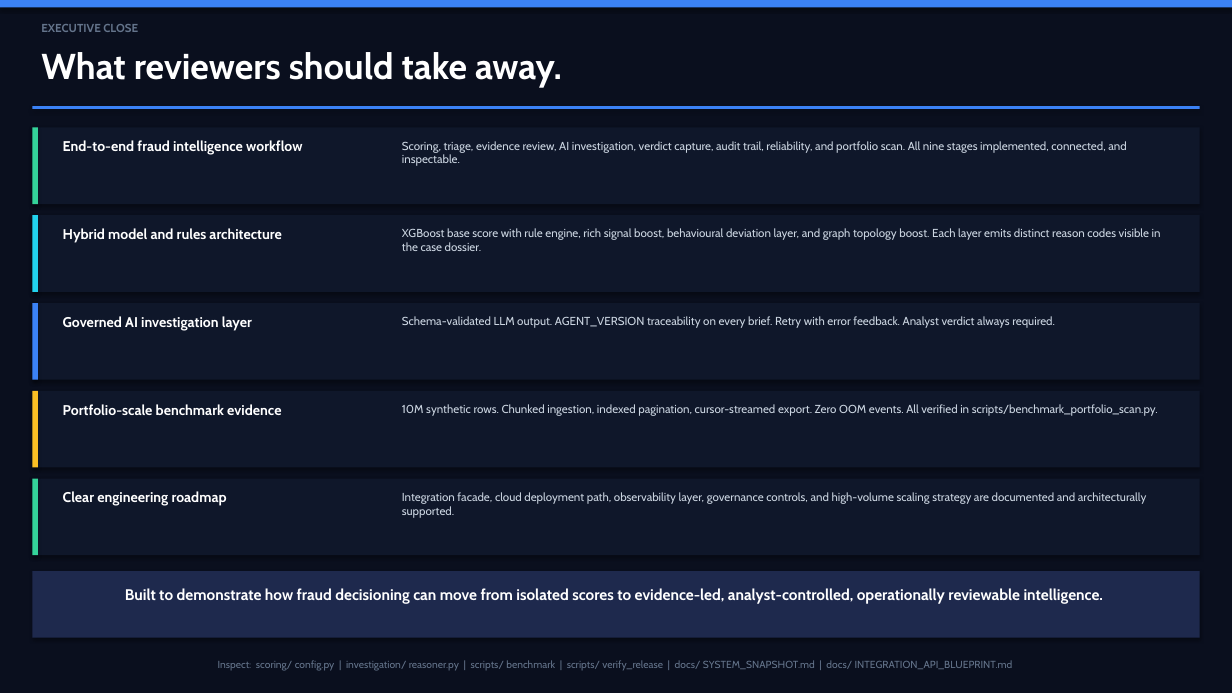
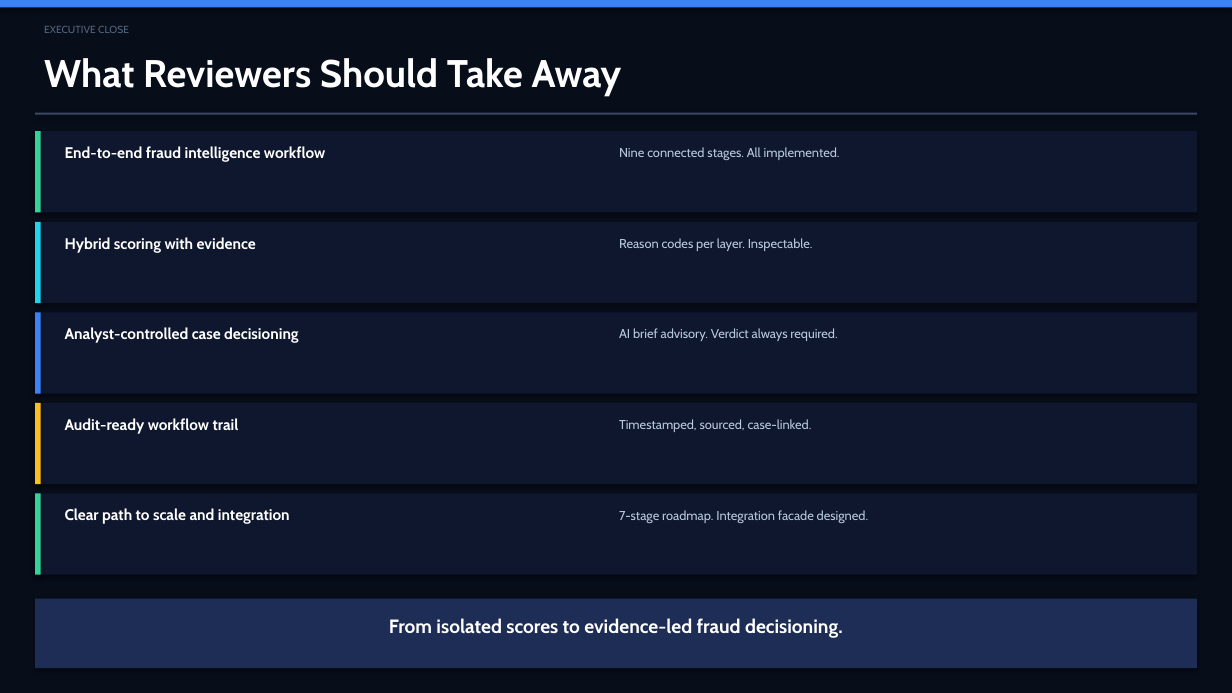
Before and after one commit to IjazKakkodDS/transaction-fraud-intelligence-console, a slide deck: slide 12 of docs/presentation/real-time-fraud-intelligence-console-executive-deck.pptx. Drawn at 1232x693 pixels with LibreOffice and Linux fonts; fonts in the diff are those of the drawing. Boxes give left, top, right and bottom in pixels: in the first picture for what was removed or moved away, otherwise in the second. Text is boxed around its words. In the diff, an @@ line names an element or a change of style, - is before the commit and + after.

```diff
--- a/docs/presentation/real-time-fraud-intelligence-console-executive-deck.pptx
+++ b/docs/presentation/real-time-fraud-intelligence-console-executive-deck.pptx
@@ background #0A0F1E to #080D1A @@
@@ text "EXECUTIVE CLOSE" at <box>44,26,129,33</box>: size 9 to 8 pt, text colour #64748B to #556880, bold off @@
@@ text at <box>44,58,622,96</box>: text changed; size 28 to 30 pt @@
-What reviewers should take away.
+What Reviewers Should Take Away
@@ rectangle: place and size @@
-rectangle at <box>32,106,1200,109</box>
+rectangle at <box>35,113,1197,115</box>
@@ rectangle at <box>35,113,1197,115</box>: fill #3B82F6 to #3A4A62 @@
@@ rectangle: place and size @@
-rectangle at <box>32,128,38,204</box>
+rectangle at <box>35,131,41,213</box>
@@ rectangle: place and size @@
-rectangle at <box>32,128,1200,204</box>
+rectangle at <box>35,131,1197,213</box>
@@ text "End-to-end fraud intelligence workflow" at <box>65,146,325,162</box>: size 11 to 12 pt @@
@@ text at <box>619,147,840,160</box>: text changed; size 9 to 10 pt; text colour #CBD5E1 to #B8C8DB @@
-Scoring, triage, evidence review, AI investigation, verdict capture, audit trail, reliability, and portfolio scan. All nine stages implemented, connected, and inspectable.
+Nine connected stages. All implemented.
@@ rectangle: place and size @@
-rectangle at <box>32,215,38,292</box>
+rectangle at <box>35,222,41,303</box>
@@ rectangle: place and size @@
-rectangle at <box>32,215,1200,292</box>
+rectangle at <box>35,222,1197,303</box>
@@ text at <box>65,237,256,253</box>: text changed; size 11 to 12 pt @@
-Hybrid model and rules architecture
+Hybrid scoring with evidence
@@ text at <box>619,238,813,251</box>: text changed; size 9 to 10 pt; text colour #CBD5E1 to #B8C8DB @@
-XGBoost base score with rule engine, rich signal boost, behavioural deviation layer, and graph topology boost. Each layer emits distinct reason codes visible in the case dossier.
+Reason codes per layer. Inspectable.
@@ rectangle: place and size @@
-rectangle at <box>32,303,38,380</box>
+rectangle at <box>35,312,41,394</box>
@@ rectangle: place and size @@
-rectangle at <box>32,303,1200,380</box>
+rectangle at <box>35,312,1197,394</box>
@@ text at <box>65,327,298,343</box>: text changed; size 11 to 12 pt @@
-Governed AI investigation layer
+Analyst-controlled case decisioning
@@ text at <box>619,328,837,341</box>: text changed; size 9 to 10 pt; text colour #CBD5E1 to #B8C8DB @@
-Schema-validated LLM output. AGENT_VERSION traceability on every brief. Retry with error feedback. Analyst verdict always required.
+AI brief advisory. Verdict always required.
@@ rectangle: place and size @@
-rectangle at <box>32,391,38,468</box>
+rectangle at <box>35,403,41,484</box>
@@ rectangle: place and size @@
-rectangle at <box>32,391,1200,468</box>
+rectangle at <box>35,403,1197,484</box>
@@ text at <box>65,418,239,434</box>: text changed; size 11 to 12 pt @@
-Portfolio-scale benchmark evidence
+Audit-ready workflow trail
@@ text at <box>619,419,812,432</box>: text changed; size 9 to 10 pt; text colour #CBD5E1 to #B8C8DB @@
-10M synthetic rows. Chunked ingestion, indexed pagination, cursor-streamed export. Zero OOM events. All verified in scripts/benchmark_portfolio_scan.py.
+Timestamped, sourced, case-linked.
@@ rectangle: place and size @@
-rectangle at <box>32,479,38,555</box>
+rectangle at <box>35,494,41,575</box>
@@ fill #0F172A to #0F172E in 5 elements at <box>35,131,1197,213</box>, <box>35,222,1197,303</box>, <box>35,312,1197,394</box>, <box>35,403,1197,484</box>, <box>35,494,1197,575</box> @@
@@ rectangle: place and size @@
-rectangle at <box>32,479,1200,555</box>
+rectangle at <box>35,494,1197,575</box>
@@ text at <box>65,508,290,524</box>: text changed; size 11 to 12 pt @@
-Clear engineering roadmap
+Clear path to scale and integration
@@ text at <box>619,510,868,523</box>: text changed; size 9 to 10 pt; text colour #CBD5E1 to #B8C8DB @@
-Integration facade, cloud deployment path, observability layer, governance controls, and high-volume scaling strategy are documented and architecturally supported.
+7-stage roadmap. Integration facade designed.
@@ rectangle: place and size @@
-rectangle at <box>32,571,1200,638</box>
+rectangle at <box>35,599,1197,668</box>
@@ rectangle at <box>35,599,1197,668</box>: fill #1E294D to #1E2D55 @@
@@ text at <box>389,618,843,638</box>: text changed; size 12 to 15 pt @@
-Built to demonstrate how fraud decisioning can move from isolated scores to evidence-led, analyst-controlled, operationally reviewable intelligence.
+From isolated scores to evidence-led fraud decisioning.
@@ text removed at <box>218,660,1013,671</box> @@
-Inspect: scoring/ config.py | investigation/ reasoner.py | scripts/ benchmark | scripts/ verify_release | docs/ SYSTEM_SNAPSHOT.md | docs/ INTEGRATION_API_BLUEPRINT.md
```
Also in this commit, not shown: 9 other slides changed, 2 slides added, 2 slides removed.
